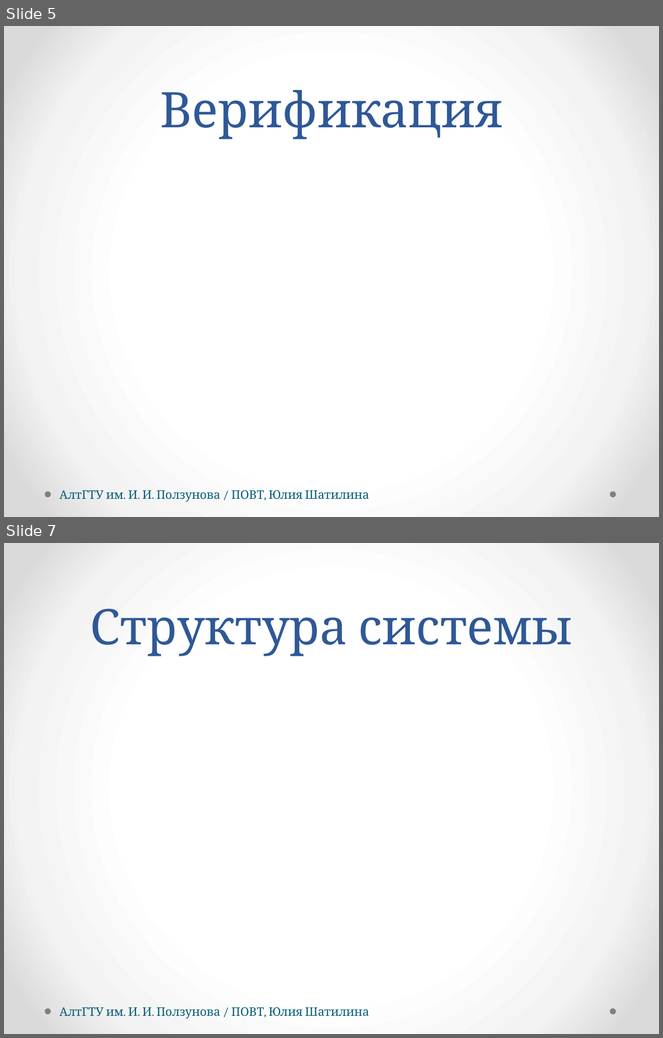
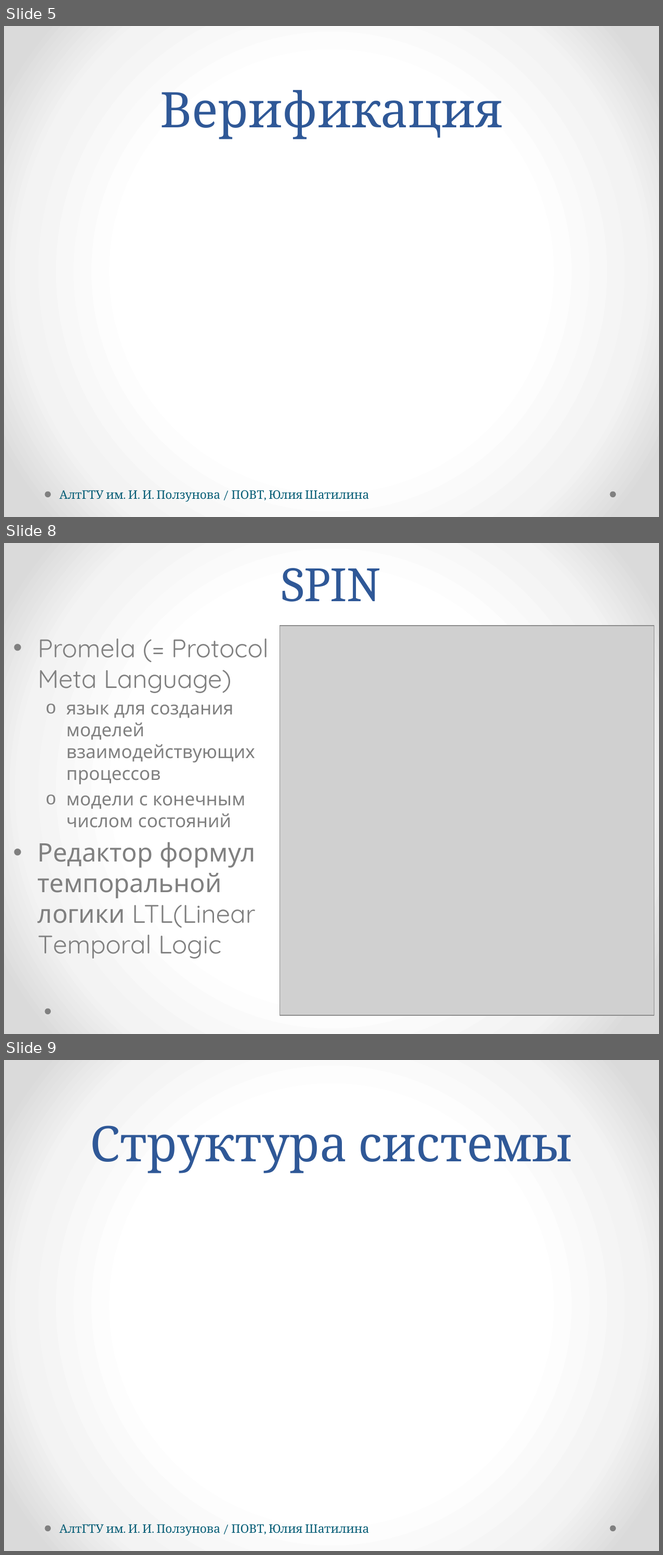
Before and after one commit to hisohito/proto-doc, a slide deck: shatilina.pptx. Shown one above the other, each under a label of ours: slides 5 and 7 before the commit, slides 5, 8 and 9 after it; the slides between them are not shown. The pictures are 663x1038 and 663x1555 pixels, drawn with LibreOffice and Linux fonts; fonts in the diff are those of the drawing; grey boxes stand for pictures. Boxes give left, top, right and bottom in pixels: in the first picture for what was removed or moved away, otherwise in the second. Text is boxed around its words. In the diff, an @@ line names an element or a change of style, - is before the commit and + after.

Commit message:
Add slides about spin to presentation

```diff
--- a/shatilina.pptx
+++ b/shatilina.pptx
@@ slide 8 added at (4,543,659,1034), background gradient #FFFFFF to #F4F4F4 to #DADADA; not listed: 2 template elements that a slide beside it also shows @@
@@ title added at (282,568,381,602), 54 pt, text #2F5897 @@
+SPIN
@@ picture added at (280,626,654,1015) @@
@@ text added at (38,639,269,959), 28 pt, text #808080 @@
+• Promela (= Protocol Meta Language)
+  o язык для создания моделей взаимодействующих процессов
+  o модели с конечным числом состояний
+• Редактор формул темпоральной логики LTL(Linear Temporal Logic
@@ what was slide 7 is now slide 9 @@
```
Also in this commit, not shown: 1 slide changed, 1 other slide added, 5 other files.
